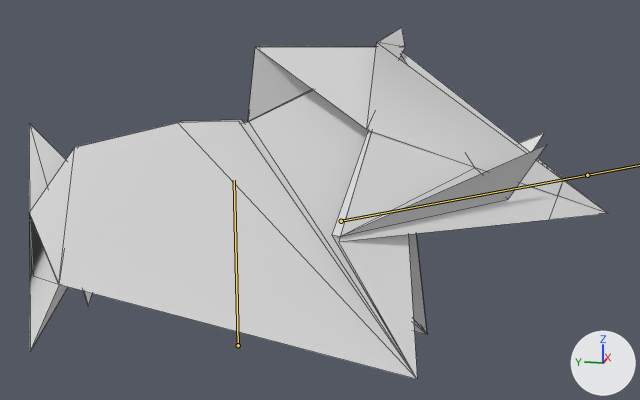
The FBX model Assets/Resources/Models/Characters/MisoBeast/MrBeast.fbx as it was, and as the next commit left it.
The view is the same before and after, from a camera (50 mm lens) standing at (-3.72, -1.05, 1.65) and looking at (0.0, -0.31, 0.72). Arrows for +X, +Y and +Z are at lower right; the lights stay in place. Both versions are drawn at frame 22 of the action 'Attack'; the numbers are the values there. The bones that bend it are drawn over the model as lines. Mesh edges are drawn as thin lines.

The first picture shows 'Hog'.
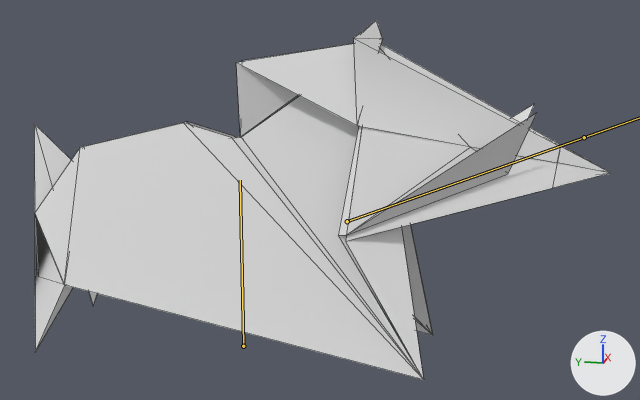
Changed parts and their boxes [x1, y1, x2, y2] in the pictures (640 x 400 px):
```json
{"object": "Hog", "change": "posed", "before": [29, 28, 608, 379], "after": [34, 20, 610, 380]}
{"bone": "Body", "before": "(238, 345) to (234, 180)", "after": "(243, 346) to (240, 180)"}
{"bone": "Head", "before": "(341, 221) to (587, 175)", "after": "(347, 221) to (584, 137)"}
```

Scene script edits in JSON lines:
```json
{"block": "bone_body", "where": "bone_body = bpy.data.objects['Armature'].pose.bones['Body']"}
{"op": "set", "path": "bone_body.location", "old": "(0.0, 0.0, -0.083)", "new": "(0.0, 0.0, -0.056)"}
{"block": "bone_head", "where": "bone_head = bpy.data.objects['Armature'].pose.bones['Head']  # child of 'Body'"}
{"op": "set", "path": "bone_head.rotation_quaternion", "old": "(0.995, -0.101, 0.0, 0.0)", "new": "(0.984, -0.177, 0.0, 0.0)", "note": "degrees (-12, 0, 0) -> degrees (-20, 0, 0)"}
```
